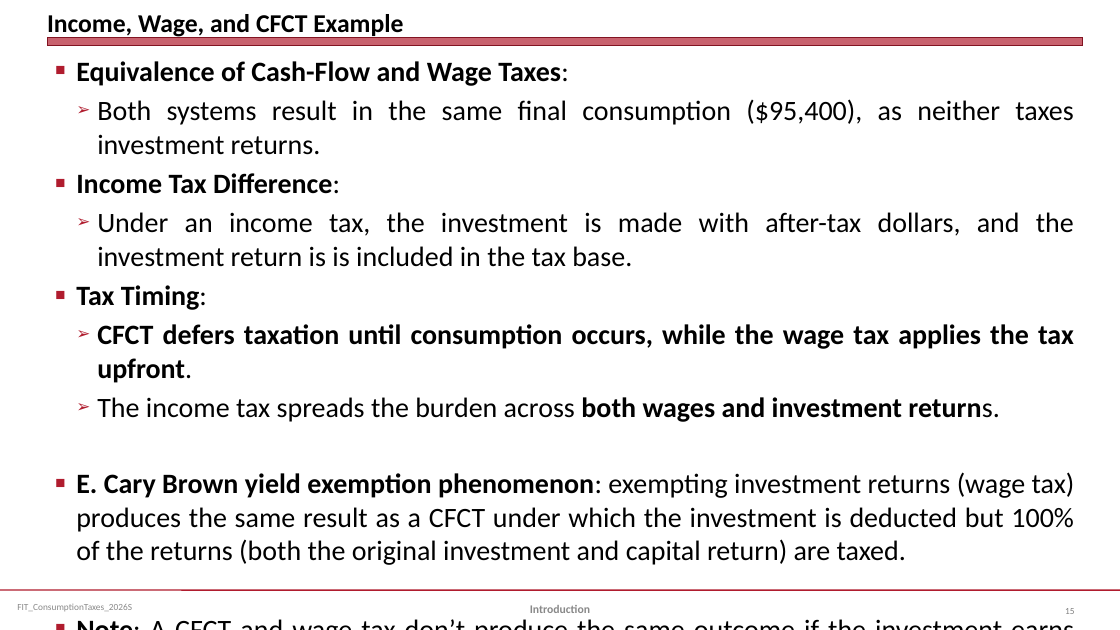
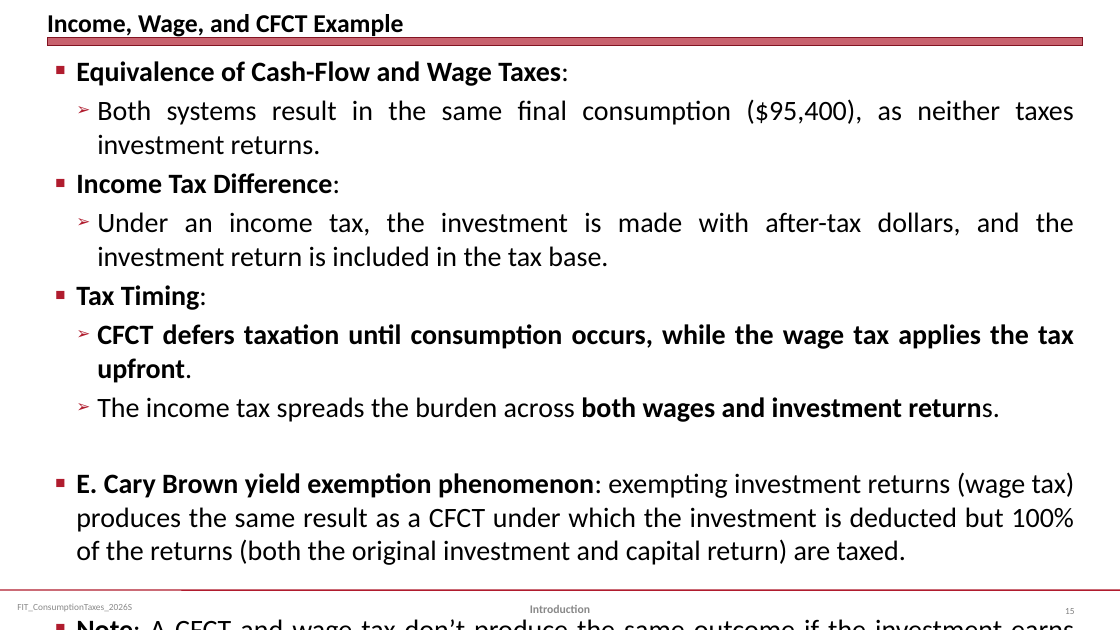
Before and after one commit to jmc877/Fed-Income-Tax, a slide deck: slide 15 of slides/FIT_ConsumptionTaxes_2026S.pptx. Drawn at 1120x630 pixels with LibreOffice and Linux fonts; fonts in the diff are those of the drawing. Boxes give left, top, right and bottom in pixels: in the first picture for what was removed or moved away, otherwise in the second. Text is boxed around its words. In the diff, an @@ line names an element or a change of style, - is before the commit and + after.

```diff
--- a/slides/FIT_ConsumptionTaxes_2026S.pptx
+++ b/slides/FIT_ConsumptionTaxes_2026S.pptx
@@ text at bbox=[97, 212, 1074, 267]: text changed @@
-  ➢ Under an income tax, the investment is made with after-tax dollars, and the investment return is is included in the tax base.
+  ➢ Under an income tax, the investment is made with after-tax dollars, and the investment return is included in the tax base.
```
Also in this commit, not shown: 1 other slide changed, 4 other files.
